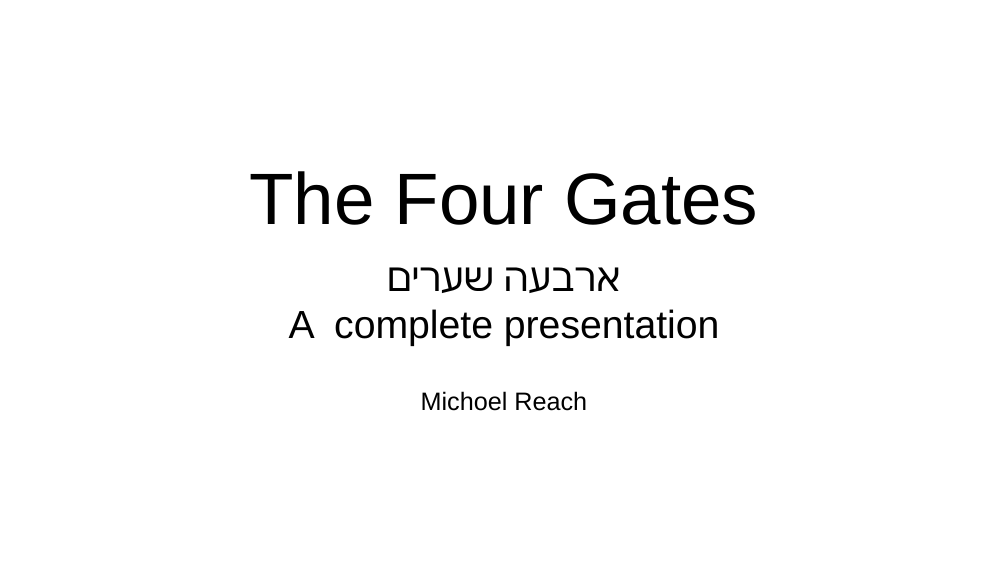
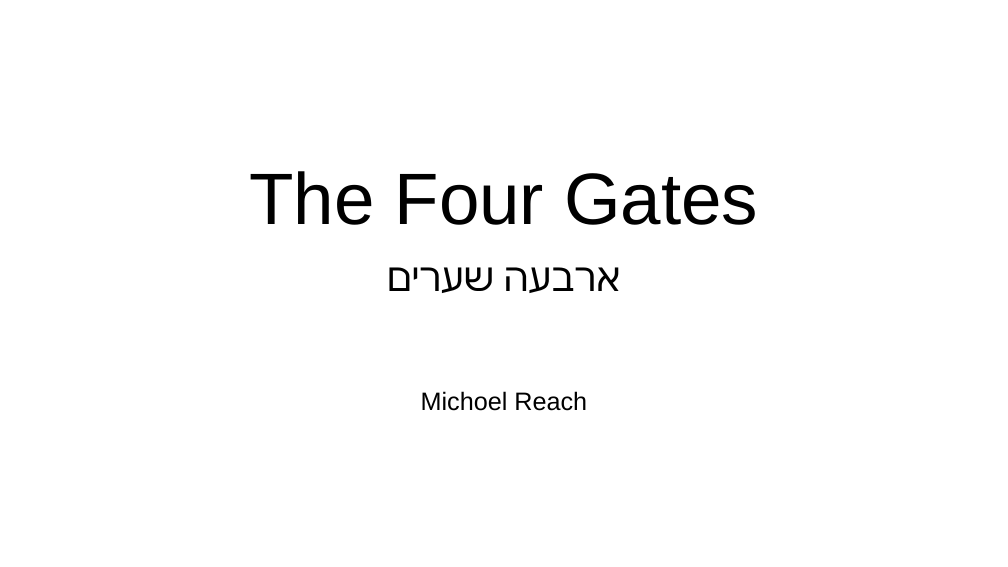
Before and after one commit to MichoelR/Keviyus, a slide deck: slide 1 of FourGates/FourGates.pptx. Drawn at 1008x567 pixels with LibreOffice and Linux fonts; fonts in the diff are those of the drawing. Boxes give left, top, right and bottom in pixels: in the first picture for what was removed or moved away, otherwise in the second. Text is boxed around its words. In the diff, an @@ line names an element or a change of style, - is before the commit and + after.

```diff
--- a/FourGates/FourGates.pptx
+++ b/FourGates/FourGates.pptx
@@ subtitle at <box>289,309,720,346</box>: paragraph removed @@
-A complete presentation
```
Also in this commit, not shown: 24 other slides changed.
